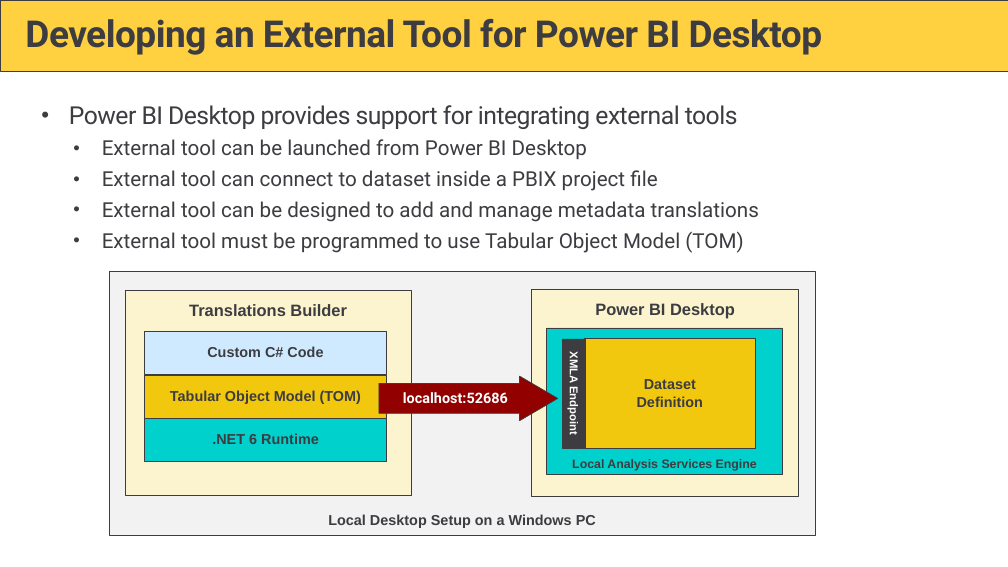
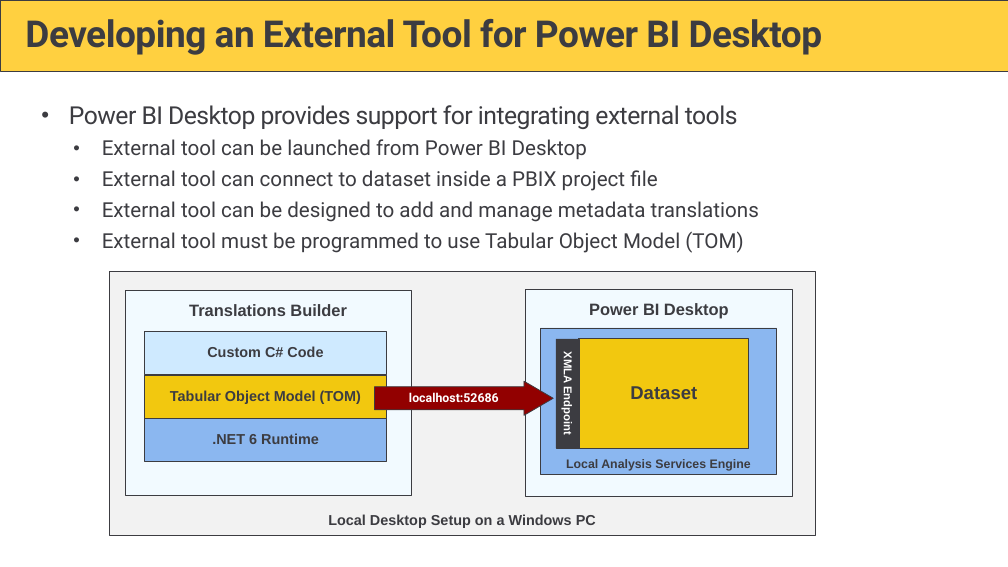
Before and after one commit to PowerBiDevCamp/TranslationsBuilder, a slide deck: slide 11 of Docs/Translations Builder.pptx. Drawn at 1008x567 pixels with LibreOffice and Linux fonts; fonts in the diff are those of the drawing; background and template pictures are left out. Boxes give left, top, right and bottom in pixels: in the first picture for what was removed or moved away, otherwise in the second. Text is boxed around its words. In the diff, an @@ line names an element or a change of style, - is before the commit and + after.

```diff
--- a/Docs/Translations Builder.pptx
+++ b/Docs/Translations Builder.pptx
@@ rectangle "Translations Builder" at [125, 290, 411, 495]: fill #FCF4CF to #F2FAFF @@
@@ rectangle "Power BI Desktop" at [525, 289, 792, 496]: fill #FCF4CF to #F2FAFF @@
@@ rectangle "Local Analysis Services Engine" at [540, 328, 777, 474]: fill #00D1CC to #8BB7F0 @@
@@ 4 rectangles: place and size @@
-4 rectangles at [531, 289, 798, 496]
+4 rectangles at [525, 289, 792, 496]
@@ rectangle "Dataset" at [579, 339, 749, 448]: size 14 to 18 pt @@
@@ right arrow "localhost:52686": place and size @@
-right arrow "localhost:52686" at [379, 377, 557, 421]
+right arrow "localhost:52686" at [374, 381, 553, 415]
@@ right arrow "localhost:52686" at [374, 381, 553, 415]: size 14 to 12 pt @@
@@ rectangle ".NET 6 Runtime" at [145, 419, 387, 462]: fill #00D1CC to #8BB7F0 @@
@@ text in rectangle at [637, 396, 703, 407]: paragraph removed @@
-Definition
```
Also in this commit, not shown: 2 slides added, 1 other file.
